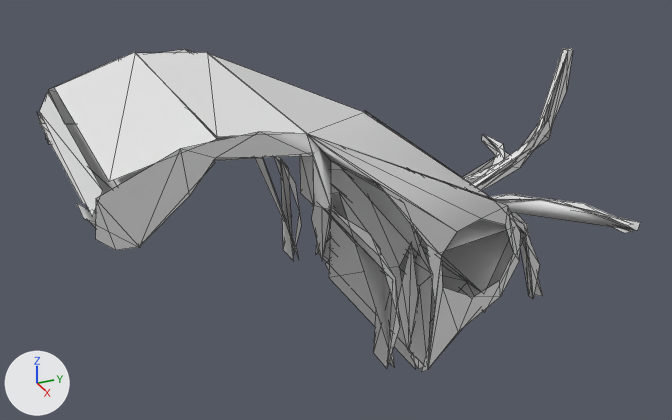
Two versions of the OBJ model datasets/ModelNet9/chair/test/chair_0892.obj, one commit apart.
Camera for both pictures: a 50 mm camera at (1.446, -0.656, 0.742) aimed at (-0.009, -0.001, 0.015). The axes (+X, +Y, +Z) are drawn at lower left. The lights are the same throughout. Mesh edges are drawn as thin lines. Where no turn or scale is listed for an object, it has been applied to the vertices. Vertices at the same position are counted once.

Objects in the first picture: 'chair_0892'.
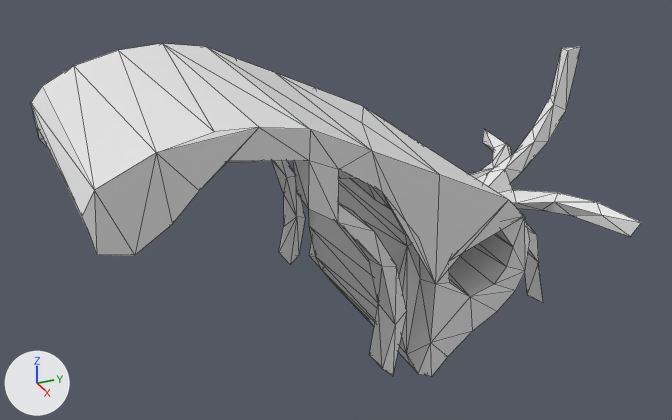
What differs and where, as boxes (x1, y1, x2, y2) in the pictures (672 x 420 px):
```json
{"object": "chair_0892", "change": "reshaped", "before": [37, 48, 640, 372], "after": [31, 43, 641, 377]}
{"part": 1, "of": "me_chair_0892", "change": "rebuilt", "before": [95, 54, 527, 372], "after": [31, 43, 641, 377], "on screen": "41% wider"}
{"part": 2, "of": "me_chair_0892", "change": "deleted", "before": [37, 48, 640, 369]}
```

Edits to the scene script, one JSON object a line:
```json
{"block": "me_chair_0892", "where": "# used by ob_chair_0892; location = (0.0, 0.0, 0.0)"}
{"op": "remove", "block": "me_chair_0892", "code": "me_chair_0892.from_pydata(...)  # 533 vertices, 306 faces, 107 loose edges; spans x -0.248..0.248, y -0.496..0.504, z -0.289..0.292"}
{"op": "add", "block": "me_chair_0892", "code": "me_chair_0892.from_pydata(...)  # 250 vertices, 500 faces; spans x -0.261..0.26, y -0.499..0.501, z -0.302..0.301"}
{"block": "me_chair_0892", "change": "me_chair_0892 part 1: the loose piece of 61 vertices spanning x -0.248..0.247, y -0.483..0.249, z -0.203..0.289 is rebuilt with 250 vertices and now spans x -0.261..0.26, y -0.499..0.501, z -0.302..0.301"}
{"block": "me_chair_0892", "change": "me_chair_0892 part 2: 56 loose pieces with 379 vertices, spanning x -0.248..0.247, y -0.496..0.504, z -0.289..0.292, are deleted"}
```
